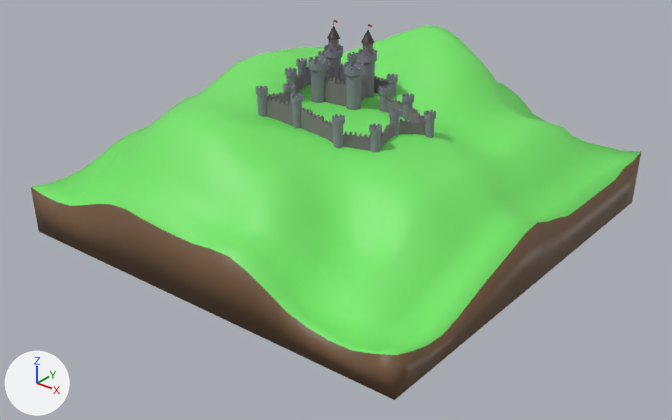
Before and after pictures for a commit that changed the Blender file create_your_own_3d_worlds/castle.blend.
One viewpoint serves both versions: a camera (50 mm lens) standing at (162.8, -206.4, 98.1) and looking at (-2.0, -0.3, -29.7). Every picture has the same lights, and +X, +Y and +Z are marked at lower left. The first picture is the older version.

Names of what the first picture shows: 'Plane', 'tower.016', 'tower.017', 'tower.018' and 43 more.
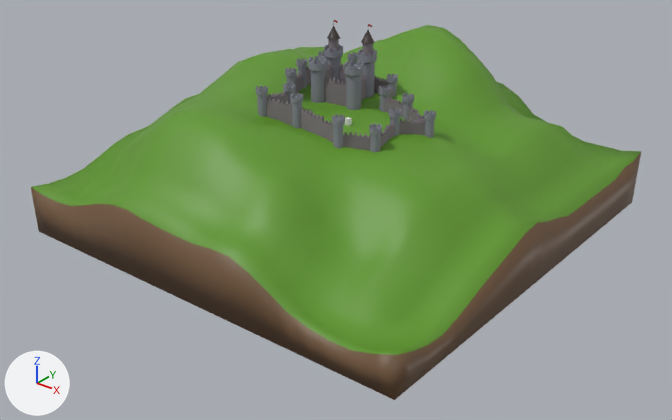
Where the change shows, as pixel boxes [x1, y1, x2, y2] in the pictures (672 x 420 px):
'Plane', recoloured (darker)
    both: [31, 25, 641, 358]
'Cube', added
    after: [345, 117, 352, 126]

What the commit changed:
Material 'grass' (mat_grass) changes colour from green #75e769 to green #60972a; in linear values from (0.177, 0.8, 0.14) to (0.117, 0.308, 0.0227).
Mesh me_cube_002 is new.
It is a box spanning x -1.0..1.0, y -1.0..1.0, z -1.0..1.0.
Object 'Cube' (ob_cube) is new; it shows me_cube_002.
Its location is (2.0, 0.4, 0.6).
Its scale is (0.75, 0.75, 1.0).
